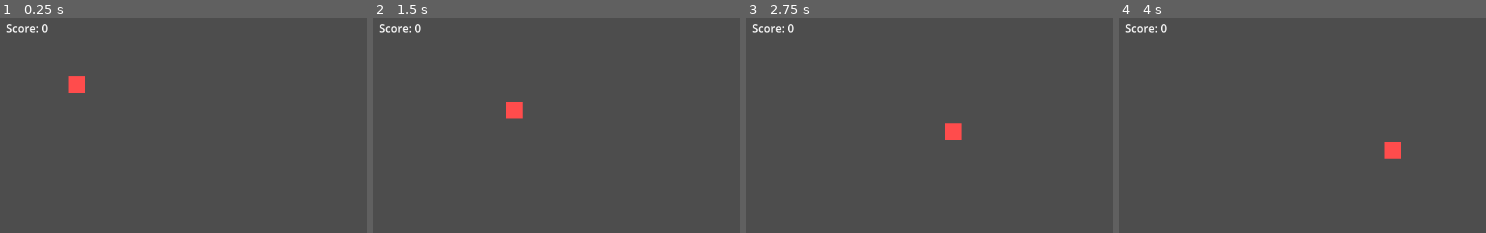
Above: before the commit, frames 1-4 (left to right).
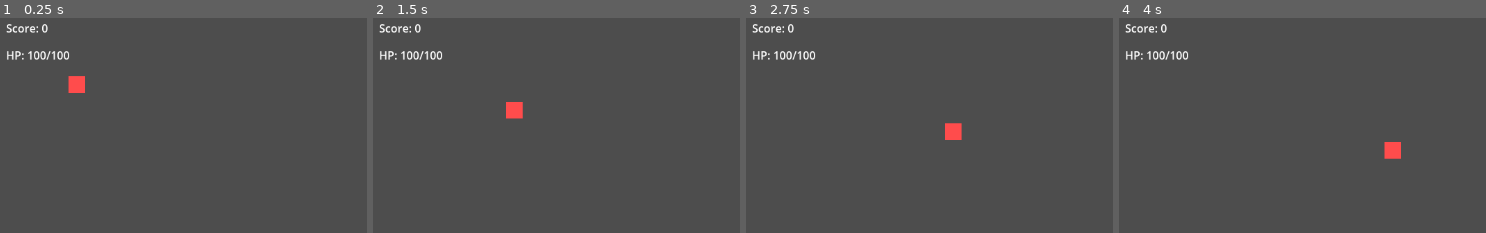
Above: after the commit, the same moments.

Repository: YodaTheCoder/godot-agent-bench
Game: Godot game, scene res://scenes/main.tscn
The game is run twice, just before and just after one commit, with the same random seed, the same clock (stepped at 60 frames per second) and the same inputs.
Inputs (mouse positions are % of the whole screen's width and height, from its top left):
- Up to frame 1 (0.25 s): no input
- Up to frame 2 (1.5 s): tap Enter (ui_accept) at 0.5, 0.77 s; move the mouse to (78, 45) at 0.52 s; hold Right (ui_right) 0.53-1.25 s; hold Shift 0.53-1.25 s; click (78, 45) at 0.67 s; drag from (32, 55) to (48, 71) at 1.27 s
- Up to frame 3 (2.75 s): move the mouse to (65, 27) at 2.02 s; hold Right (ui_right) from 2.03 s (still down); tap Ctrl at 2.1 s
- Up to frame 4 (4 s): release Right (ui_right) at 2.75 s; drag from (48, 71) to (21, 34) at 2.77 s; move the mouse to (86, 66) at 3.52 s; hold Left (ui_left) from 3.53 s (still down); tap Alt at 3.6 s; tap Enter (ui_accept) at 3.77 s
The pictures show only the part of the screen within x 0-50%, y 0-50%; the shares and areas given below are measured in that part.

The runs differ from the first frame. In frame 1, 0.4% of the frame differs, in the area x 1-19%, y 15-20%; in frame 2, 0.4%; in frame 3, 0.4%; in frame 4, 0.4%.

Commit message:
e5-laguna-ctx64k-20261108131407 008-hud-health r1

Diff:
--- a/scenes/hud.tscn
+++ b/scenes/hud.tscn
@@ -11,3 +11,10 @@
 offset_right = 216.0
 offset_bottom = 39.0
 text = "Score: 0"
+
+[node name="HealthLabel" type="Label" parent="."]
+offset_left = 16.0
+offset_top = 55.0
+offset_right = 216.0
+offset_bottom = 78.0
+text = "HP: 100/100"
--- a/scripts/components/health.gd
+++ b/scripts/components/health.gd
@@ -2,6 +2,7 @@
 extends Node
 
 signal died
+signal health_changed(current: int, max_health: int)
 
 @export var max_health := 100
 
@@ -15,10 +16,16 @@
 func damage(amount: int) -> void:
 	if current == 0:
 		return
+	var old := current
 	current = maxi(current - amount, 0)
+	if current != old:
+		health_changed.emit(current, max_health)
 	if current == 0:
 		died.emit()
 
 
 func heal(amount: int) -> void:
+	var old := current
 	current += amount
+	if current != old:
+		health_changed.emit(current, max_health)
--- a/scripts/hud.gd
+++ b/scripts/hud.gd
@@ -2,7 +2,22 @@
 extends CanvasLayer
 
 @onready var score_label: Label = $ScoreLabel
+@onready var health_label: Label = $HealthLabel
 
 
-func _process(_delta: float) -> void:
+func _ready() -> void:
 	score_label.text = "Score: %d" % ScoreManager.score
+	ScoreManager.score_changed.connect(_on_score_changed)
+
+
+func _on_score_changed(new_score: int) -> void:
+	score_label.text = "Score: %d" % new_score
+
+
+func bind_health(h: Health) -> void:
+	health_label.text = "HP: %d/%d" % [h.current, h.max_health]
+	h.health_changed.connect(_on_health_changed)
+
+
+func _on_health_changed(current: int, max_health: int) -> void:
+	health_label.text = "HP: %d/%d" % [current, max_health]
--- a/scripts/score_manager.gd
+++ b/scripts/score_manager.gd
@@ -1,11 +1,15 @@
 extends Node
+
+signal score_changed(score: int)
 
 var score: int
 
 
 func add_points(n: int) -> void:
 	score += n
+	score_changed.emit(score)
 
 
 func reset() -> void:
 	score = 0
+	score_changed.emit(score)
